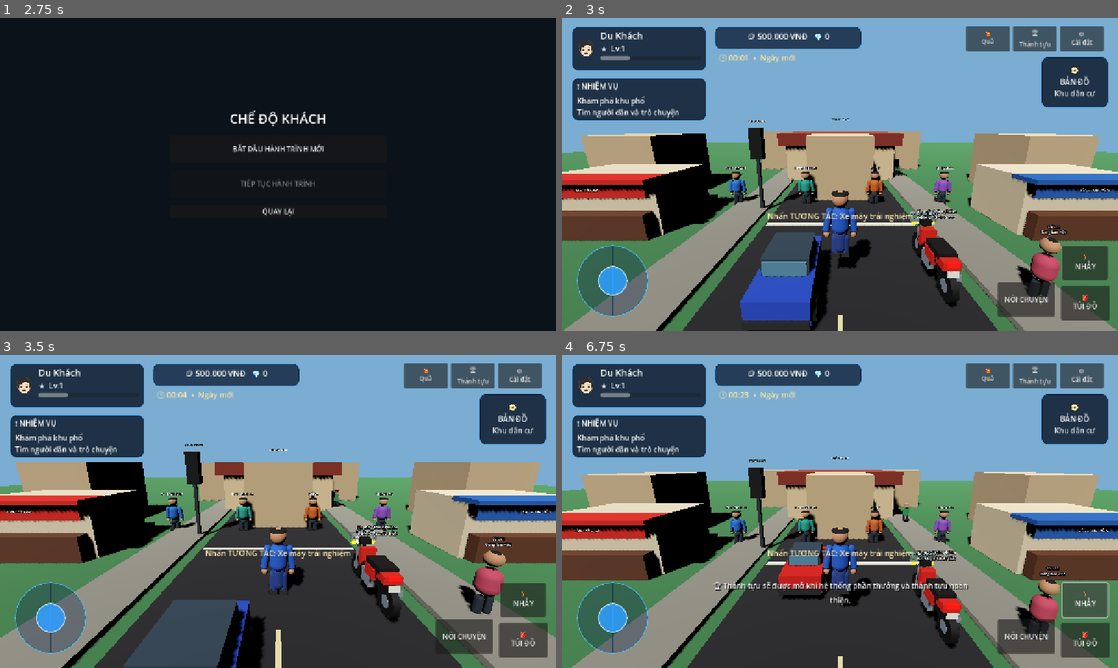
Above: before the commit, frames 1-4 (two rows, left to right).
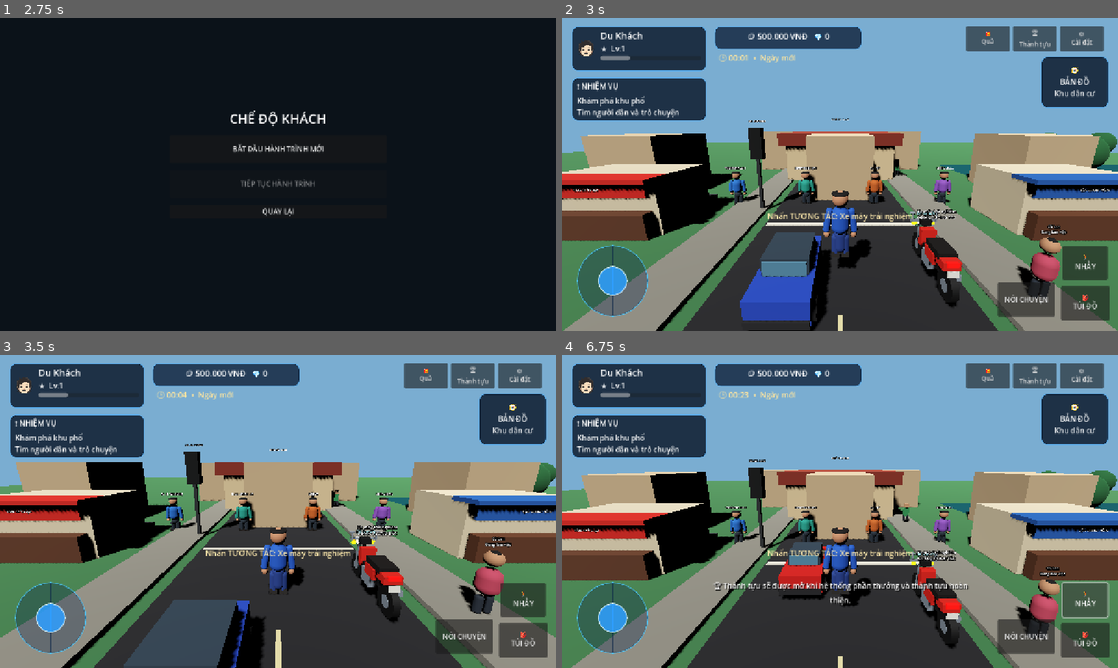
Above: after the commit, the same moments.

Repository: temu838655-dev/Vi-t-Nam-Du-L-ch
Game: Godot game, scene res://scenes/main.tscn
Two runs of this game, one before a commit and one after it. Both use one fixed random seed, a clock stepped at 60 frames per second and the inputs below.
Inputs:
- Up to frame 1 (2.75 s): click "ĐĂNG NHẬP BẰNG GOOGLE" at 0.5 s; click "OK" at 1.25 s; click "CHƠI VỚI TƯ CÁCH KHÁCH" at 2 s
- Up to frame 2 (3 s): click "BẮT ĐẦU HÀNH TRÌNH MỚI" at 2.75 s
- Up to frame 3 (3.5 s): no input
- Up to frame 4 (6.75 s): click "🎁 Quà" at 3.5 s; click "🏆 Thành tựu" at 4.25 s; click "⚙ Cài đặt" at 5 s; click "OK" at 5.75 s; click "🏃 NHẢY" at 6.5 s

Frame 1 is identical in both runs. In frame 2, 0.5% of the frame differs, in the area x 68-100%, y 36-51%; in frame 3, 0.3%; in frame 4, 0.5%.

Commit message:
Add Hoan Kiem Lake landmark district prototype

Diff:
--- a/Godot/scripts/main.gd
+++ b/Godot/scripts/main.gd
@@ -229,6 +229,7 @@
 
 func _build_prototype_world() -> void:
 	_add_traffic_system()
+	_build_ho_guom_landmark()
 	_add_box("Ground", Vector3(0, -0.25, 0), Vector3(100, 0.5, 100), Color(0.22, 0.42, 0.25))
 	# Starter family home and street are greybox placeholders, not final Vietnam assets.
 	_add_box("FamilyHome", Vector3(0, 1.5, -8), Vector3(9, 3, 7), Color(0.82, 0.72, 0.55))
@@ -261,3 +262,114 @@
 	collision.shape = shape
 	body.add_child(collision)
 	add_child(body)
+
+
+func _build_ho_guom_landmark() -> void:
+	# A distinct landmark district beside the starter neighbourhood.
+	var water := MeshInstance3D.new()
+	water.name = "HoanKiemLake_Water"
+	var water_mesh := PlaneMesh.new()
+	water_mesh.size = Vector2(30, 22)
+	water.mesh = water_mesh
+	water.position = Vector3(27, 0.015, -1)
+	var water_mat := StandardMaterial3D.new()
+	water_mat.albedo_color = Color(0.10, 0.36, 0.42, 0.88)
+	water_mat.roughness = 0.22
+	water_mat.metallic = 0.12
+	water_mat.transparency = BaseMaterial3D.TRANSPARENCY_ALPHA
+	water.material_override = water_mat
+	add_child(water)
+
+	var island := MeshInstance3D.new()
+	island.name = "TurtleTower_Island"
+	var island_mesh := CylinderMesh.new()
+	island_mesh.top_radius = 2.3
+	island_mesh.bottom_radius = 2.7
+	island_mesh.height = 0.55
+	island.mesh = island_mesh
+	island.position = Vector3(27, 0.28, -1)
+	var stone := StandardMaterial3D.new()
+	stone.albedo_color = Color(0.55, 0.52, 0.42)
+	stone.roughness = 0.92
+	island.material_override = stone
+	add_child(island)
+
+	_add_landmark_cylinder("TurtleTower_LowerFloor", Vector3(27, 1.0, -1), 1.05, 1.35, 1.0, Color(0.78, 0.72, 0.56))
+	_add_landmark_cylinder("TurtleTower_MiddleFloor", Vector3(27, 2.05, -1), 0.82, 1.05, 0.95, Color(0.82, 0.76, 0.62))
+	_add_landmark_cylinder("TurtleTower_UpperFloor", Vector3(27, 3.05, -1), 0.62, 0.82, 0.85, Color(0.78, 0.72, 0.56))
+	_add_landmark_cone("TurtleTower_Roof", Vector3(27, 3.95, -1), 0.78, 0.72, Color(0.48, 0.19, 0.13))
+	_add_landmark_cylinder("TurtleTower_Top", Vector3(27, 4.62, -1), 0.10, 0.12, 0.55, Color(0.72, 0.62, 0.4))
+
+	for i in range(8):
+		var angle := TAU * float(i) / 8.0
+		var tree_pos := Vector3(27 + cos(angle) * 11.0, 0, -1 + sin(angle) * 8.0)
+		_add_landmark_cylinder("LakeTreeTrunk_%02d" % i, tree_pos + Vector3(0, 1.1, 0), 0.20, 0.24, 2.2, Color(0.30, 0.20, 0.12))
+		_add_landmark_sphere("LakeTreeCanopy_%02d" % i, tree_pos + Vector3(0, 2.8, 0), Vector3(1.15, 1.2, 1.1), Color(0.12, 0.34, 0.18))
+
+	for i in range(4):
+		var bench := MeshInstance3D.new()
+		bench.name = "LakesideBench_%02d" % i
+		var bench_mesh := BoxMesh.new()
+		bench_mesh.size = Vector3(1.5, 0.12, 0.42)
+		bench.mesh = bench_mesh
+		bench.position = Vector3(15 + i * 8.0, 0.58, 11.2)
+		var wood := StandardMaterial3D.new()
+		wood.albedo_color = Color(0.34, 0.20, 0.12)
+		bench.material_override = wood
+		add_child(bench)
+
+	var landmark_label := Label3D.new()
+	landmark_label.text = "HỒ GƯƠM • THÁP RÙA"
+	landmark_label.position = Vector3(27, 6.2, -1)
+	landmark_label.font_size = 42
+	landmark_label.modulate = Color(1.0, 0.91, 0.68)
+	landmark_label.billboard = BaseMaterial3D.BILLBOARD_ENABLED
+	add_child(landmark_label)
+
+
+func _add_landmark_cylinder(object_name: String, at: Vector3, top_radius: float, bottom_radius: float, height: float, tint: Color) -> void:
+	var node := MeshInstance3D.new()
+	node.name = object_name
+	var mesh := CylinderMesh.new()
+	mesh.top_radius = top_radius
+	mesh.bottom_radius = bottom_radius
+	mesh.height = height
+	node.mesh = mesh
+	node.position = at
+	var material := StandardMaterial3D.new()
+	material.albedo_color = tint
+	material.roughness = 0.86
+	node.material_override = material
+	add_child(node)
+
+
+func _add_landmark_cone(object_name: String, at: Vector3, radius: float, height: float, tint: Color) -> void:
+	var node := MeshInstance3D.new()
+	node.name = object_name
+	var mesh := CylinderMesh.new()
+	mesh.top_radius = 0.03
+	mesh.bottom_radius = radius
+	mesh.height = height
+	node.mesh = mesh
+	node.position = at
+	var material := StandardMaterial3D.new()
+	material.albedo_color = tint
+	material.roughness = 0.78
+	node.material_override = material
+	add_child(node)
+
+
+func _add_landmark_sphere(object_name: String, at: Vector3, dimensions: Vector3, tint: Color) -> void:
+	var node := MeshInstance3D.new()
+	node.name = object_name
+	var mesh := SphereMesh.new()
+	mesh.radius = 1.0
+	mesh.height = 2.0
+	node.mesh = mesh
+	node.scale = dimensions
+	node.position = at
+	var material := StandardMaterial3D.new()
+	material.albedo_color = tint
+	material.roughness = 0.95
+	node.material_override = material
+	add_child(node)
